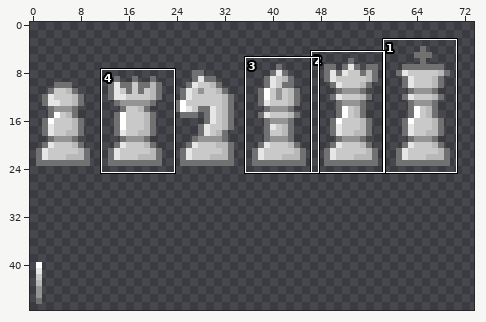
File history of a sprite sheet, assets/pieces.png. Above, an overview of the earlier version with the close-up marked.
Close-up. Before:
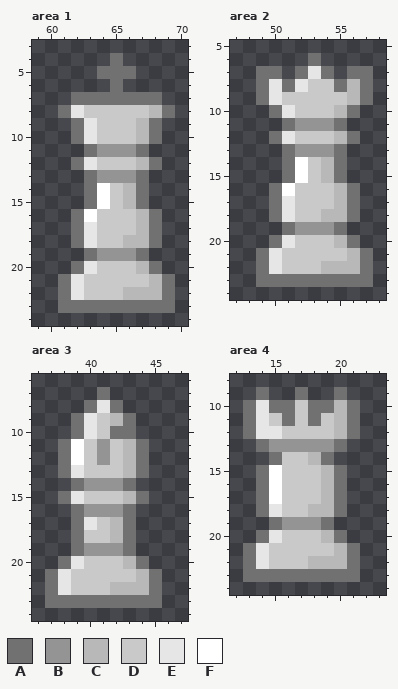
The file is 96x48 pixels. Colours within 5 levels of each other are drawn and written as one. Shown: area 1: x 59..70, y 3..24; area 2: x 47..58, y 5..24; area 3: x 36..47, y 6..24; area 4: x 12..23, y 8..24. The wide view leaves out empty margins. The commit also changed other parts of the picture, which this record leaves out.
Palette (. is transparent): A #717171  B #949494  C #b8b8b8  D #c9c9c9  E #e6e6e6  F #ffffff
Pixels before, area 1, first column x 61:
 4 ....A....
 5 ...AAA...
 6 ....A....
 7 .AAAAAAA.
 8 AEDDDDDCA
 9 .AEDDDCA.
10 .AEDDDCA.
11 ..ABBBA..
12 .AEDDDCA.
13 ..ABBBA..
14 ..AFDCA..
15 ..AFDCA..
16 .AFDDDCA.
17 .AEDDDCA.
18 .AEDDCCA.
19 ..ABBBA..
20 .AEDDDCA.
21 AEDDDDDCA
22 AEDDDCCCA
23 AAAAAAAAA
Pixels before, area 2, first column x 49:
 6 ....A....
 7 AA.AEA.AA
 8 AEAEDDACA
 9 AEDDDDDCA
10 .AEDDDCA.
11 ..ABBBA..
12 .AEDDDCA.
13 ..ABBBA..
14 ..AFDCA..
15 ..AFDCA..
16 .AFDDDCA.
17 .AEDDDCA.
18 .AEDDCCA.
19 ..ABBBA..
20 .AEDDDCA.
21 AEDDDDDCA
22 AEDDDCCCA
23 AAAAAAAAA
Pixels before, area 3, first column x 37:
 7 ....A....
 8 ...AEA...
 9 ..AEDCA..
10 ..AEDAA..
11 .AFDBDCA.
12 .AFDBDCA.
13 .AEDDDCA.
14 ..ABBBA..
15 .AEDDDCA.
16 ..ABBBA..
17 ..AEDCA..
18 ..ADDCA..
19 ..ABBBA..
20 .AEDDDCA.
21 AEDDDDDCA
22 AEDDDCCCA
23 AAAAAAAAA
Pixels before, area 4, first column x 13:
 9 .A..A..A.
10 AEAADAACA
11 AEDADADCA
12 AEEDDDDCA
13 .ABBBBBA.
14 ..ADDCA..
15 .AFDDDCA.
16 .AFDDDCA.
17 .AFDDDCA.
18 .AEDDCCA.
19 ..ABBBA..
20 .AEDDDCA.
21 AEDDDDDCA
22 AEDDDCCCA
23 AAAAAAAAA
Once edited:
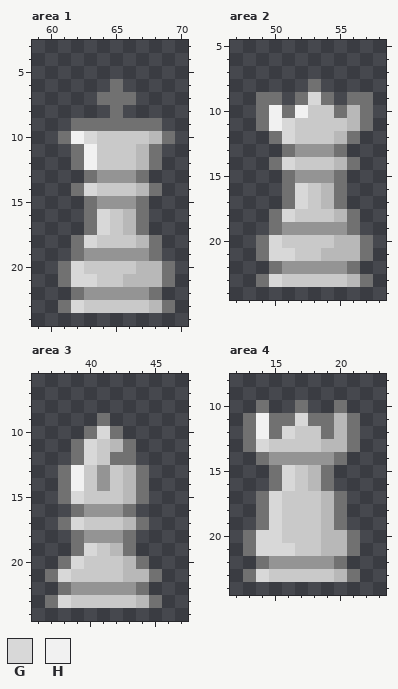
Colours new in this view: G #d8d8d8  H #f1f1f1
Diff:
Changed rows in their new state; - is an unchanged pixel.
Area 1:
first column x 61:
 4 ----.----
 5 ---...---
 7 -..---..-
 8 ....A....
 9 --AAAAA--
10 AHG---DCA
11 -AHDDDCA-
12 --H------
14 -AGD-DCA-
15 ---BBB---
16 -.AG-CA.-
17 -.AG-CA.-
18 --G--D---
19 -AB---BA-
20 AGD----CA
21 -GG--CC--
22 .ABBBBBA.
23 -GDDDDDC-
Area 2:
first column x 49:
 6 ----.----
 7 ..-...-..
 8 ....A....
 9 -A.AGA.A-
10 AHAH--ACA
11 AHGDDDDCA
12 --G------
14 -AGD-DCA-
15 ---BBB---
16 -.AG-CA.-
17 -.AG-CA.-
18 --G--D---
19 -AB---BA-
20 AGD----CA
21 -GG--CC--
22 .ABBBBBA.
23 -GDDDDDC-
Area 3:
first column x 37:
 7 ----.----
 8 ---...---
 9 --..A..--
10 --.AG-.--
11 -.AGDCA.-
12 -.AGDAA.-
13 --H-B----
14 -AHD-DCA-
15 --G------
17 -AGD-DCA-
18 ---BBB---
19 ---GDC---
20 --G------
21 -G----C--
22 .ABBBBBA.
23 -GDDDDDC-
Area 4:
first column x 13:
 9 -.--.--.-
10 .A..A..A.
11 -HA-G-A--
12 -HAG--A--
13 AGDDDDCCA
14 -ABBBBBA-
15 -.AG-CA.-
16 -.AG-CA.-
17 --G------
18 --G--D---
19 -AGDDDCA-
20 AGG----CA
21 -GGG--C--
22 .ABBBBBA.
23 -GDDDDDC-
